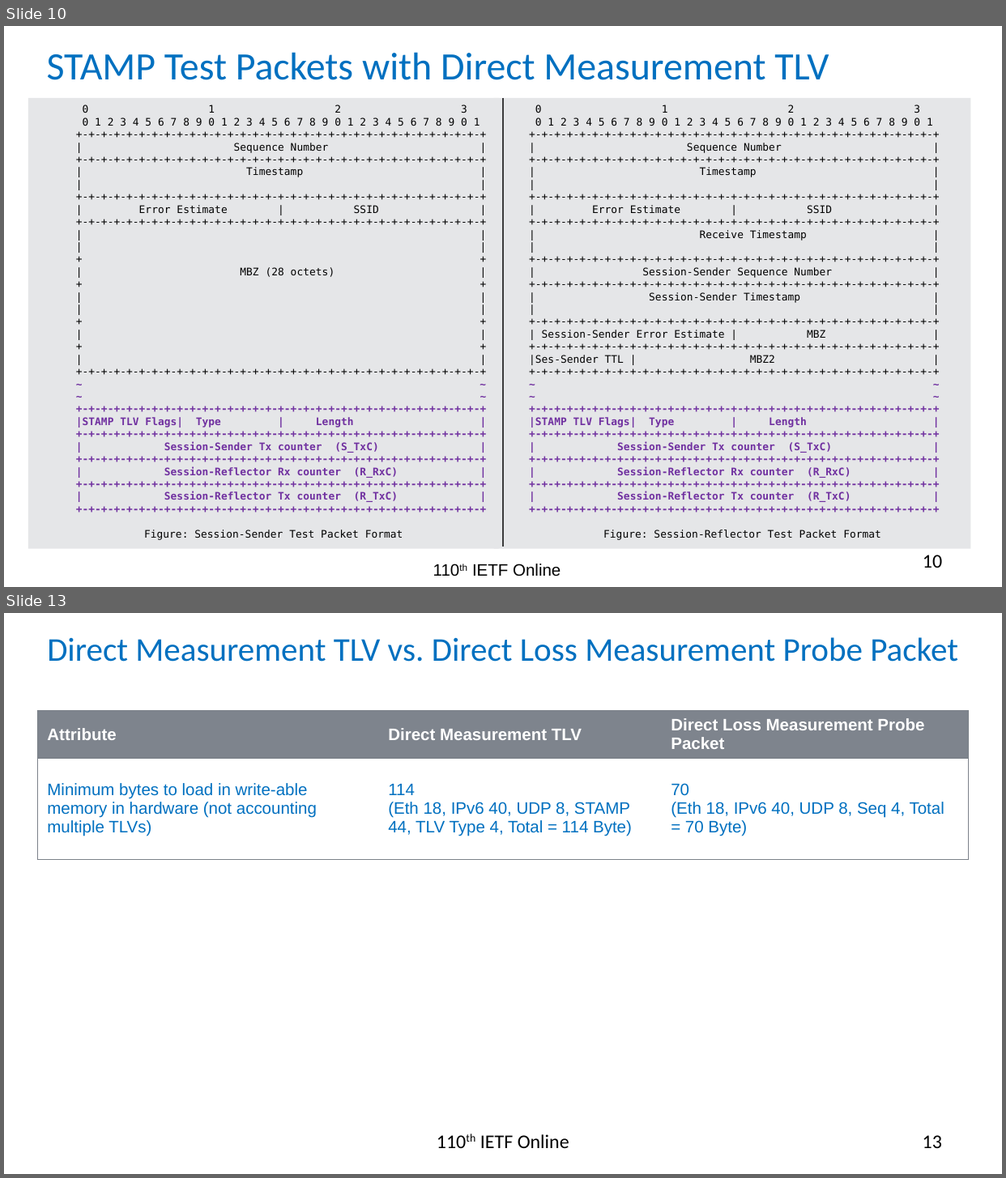
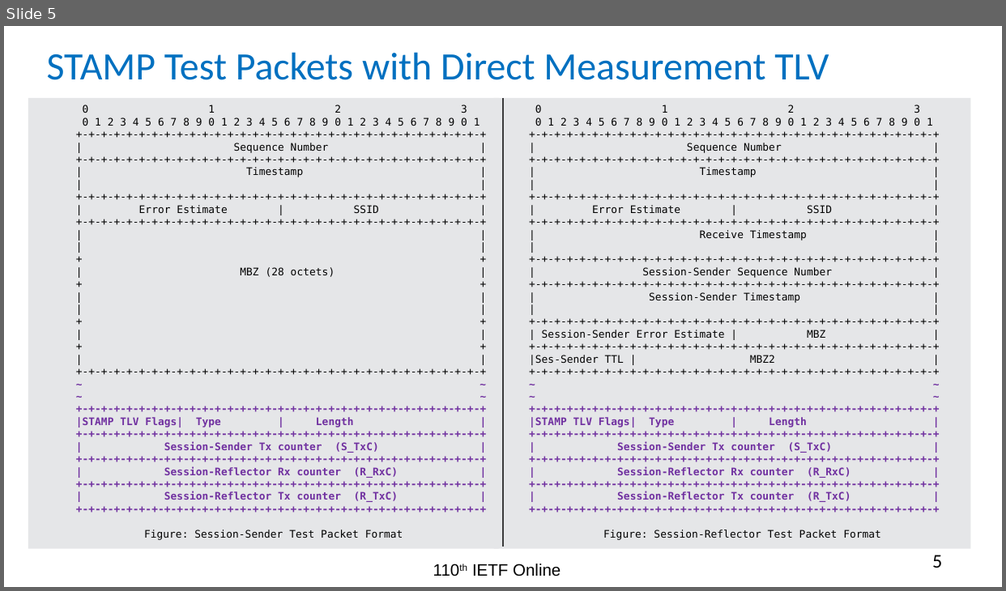
Before and after one commit to rakgandhi/ietf-slides, a slide deck: draft-gandhi-ippm-simple-direct-loss-00.pptx. Shown one above the other, each under a label of ours: slides 10 and 13 before the commit, slide 5 after it; the slides between them are not shown. The pictures are 1006x1178 and 1006x591 pixels, drawn with LibreOffice and Linux fonts; fonts in the diff are those of the drawing. Boxes give left, top, right and bottom in pixels: in the first picture for what was removed or moved away, otherwise in the second. Text is boxed around its words. In the diff, an @@ line names an element or a change of style, - is before the commit and + after.

```diff
--- a/draft-gandhi-ippm-simple-direct-loss-00.pptx
+++ b/draft-gandhi-ippm-simple-direct-loss-00.pptx
@@ slide 13 removed at bbox=[4, 613, 1002, 1174], background #FFFFFF @@
@@ title removed at bbox=[47, 637, 958, 662] @@
-Direct Measurement TLV vs. Direct Loss Measurement Probe Packet
@@ table removed at bbox=[37, 711, 968, 858], 2 rows, 3 columns @@
-Attribute | Direct Measurement TLV | Direct Loss Measurement Probe Packet
-Minimum bytes to load in write-able memory in hardware (not accounting multiple TLVs) | 114 / (Eth 18, IPv6 40, UDP 8, STAMP 44, TLV Type 4, Total = 114 Byte) | 70 / (Eth 18, IPv6 40, UDP 8, Seq 4, Total = 70 Byte)
@@ text removed at bbox=[480, 1135, 569, 1148] @@
-110th IETF Online
@@ page number removed at bbox=[923, 1135, 942, 1148] @@
-13
@@ what was slide 10 is now slide 5 @@
@@ page number at bbox=[932, 555, 942, 568]: text changed @@
-10
+5
```
Also in this commit, not shown: 4 slides changed, 3 other slides removed, 3 other files.
